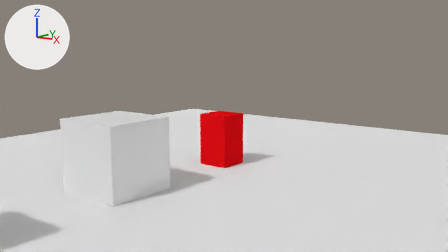
What one commit did to the Blender file Lib_Enemy.blend.
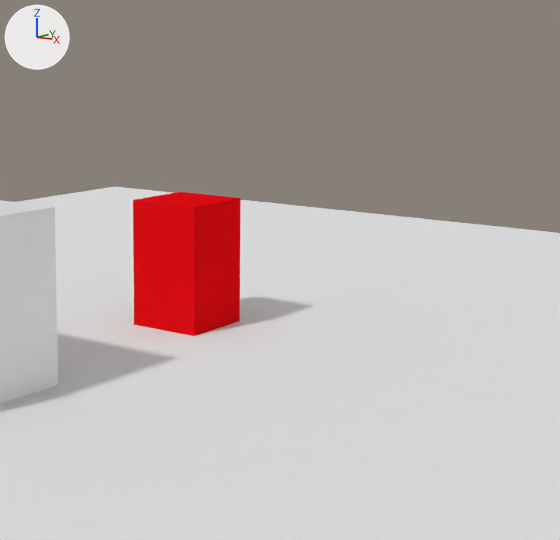
Old and new are each drawn from the file's camera 'Camera' and again close up on the part from 33% to 83% of the width and 13% to 99% of the height. Lighting does not change. The marker at upper left points along +X, +Y and +Z.

Script lines for the objects in view, before the commit:
```python
me_cube_005 = bpy.data.meshes.new('Cube.005')
me_cube_005.from_pydata(...)  # a box spanning x -1.0..1.0, y -1.0..1.0, z -1.0..1.0
me_cube_006 = bpy.data.meshes.new('Cube.006')
me_cube_006.from_pydata(...)  # a box spanning x -0.5..0.5, y -0.5..0.5, z -1.0..1.0
me_cube_006.materials.append(mat_cube)  # red #e70f15
me_plane_001 = bpy.data.meshes.new('Plane.001')
me_plane_001.from_pydata([(-1.0, -1.0, 0.0), (1.0, -1.0, 0.0), (-1.0, 1.0, 0.0), (1.0, 1.0, 0.0), (-1.0, 0.0, 0.0), (0.0, -1.0, 0.0), (1.0, 0.0, 0.0), (0.0, 1.0, 0.0), (0.0, 0.0, 0.0)], [], [(8, 6, 3, 7), (4, 8, 7, 2), (0, 5, 8, 4), (5, 1, 6, 8)])
me_plane_001.materials.append(mat_ground)  # white #e7e7e7
ob_cube_001 = bpy.data.objects.new('Cube.001', me_cube_005)
ob_cube_001.location = (-0.38, -4.12, 1.31)
ob_cube_002 = bpy.data.objects.new('Cube.002', me_cube_006)
ob_cube_002.location = (0.0, 0.0, 1.0)
ob_plane_001 = bpy.data.objects.new('Plane.001', me_plane_001)
ob_plane_001.location = (0.0, 0.0, 0.34)
ob_plane_001.scale = (10.0, 10.0, 10.0)
```
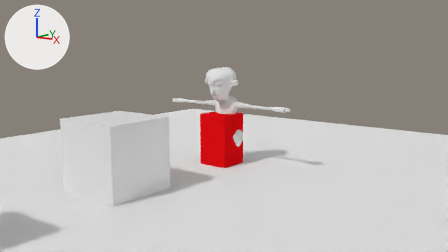
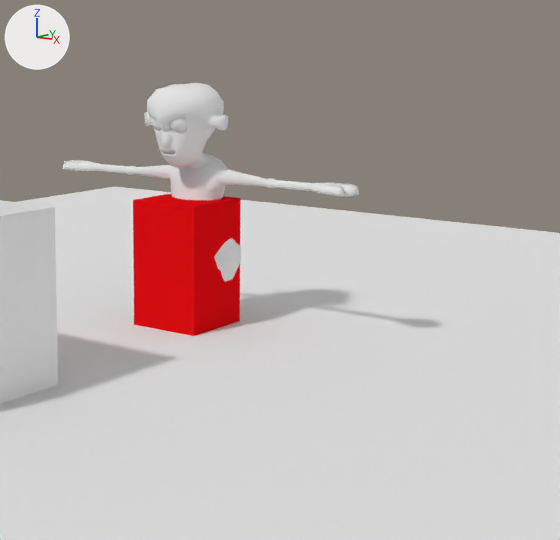
Commit message: Add model Alien1 character

Diff of the bpy script that builds the scene:
```diff
--- a/Lib_Enemy.blend.py
+++ b/Lib_Enemy.blend.py
@@ mat_alien1_002 @@
+mat_alien1_002 = diffuse_material('Alien1.002')
+mat_alien1_002.base_color = (0.8, 0.8, 0.8)  # white #e7e7e7
@@ me_cube_007 @@
+me_cube_007.from_pydata(...)  # 1023 vertices, 1026 faces; spans x -3.34..3.34, y -0.81..0.93, z 0.01..4.88
+me_cube_007.materials.append(mat_alien1_002)  # white #e7e7e7
@@ ob_alien @@
+ob_alien = bpy.data.objects.new('Alien', me_cube_007)
+ob_alien.location = (0.0, 0.0, 0.0)
+ob_alien.scale = (0.717, 0.717, 0.717)
```

Pixel boxes [x1, y1, x2, y2] of what changed, in the close-ups (560 x 540 px):
'Alien', added: after [63, 83, 359, 282]
